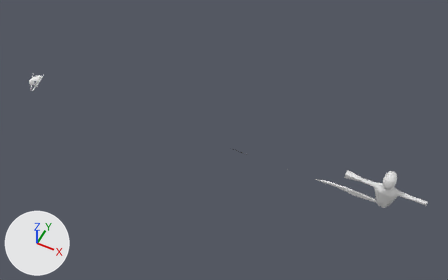
Renders of the Blender file Project/Assets/Blender/playerAnimation.blend from each side of a commit.
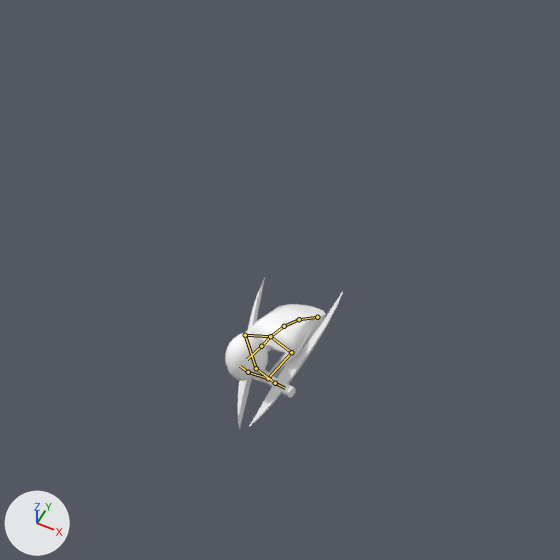
There are two pictures of each version: one whole from a 50 mm camera at (165.0, -147.5, 188.0) aimed at (92.0, -1.5, 5.5), one close up on the part from 0% to 16% of the width and 13% to 39% of the height. Every picture has the same lights, and +X, +Y and +Z are marked at lower left. Both versions are drawn at frame 2 of the action 'skilAttack'; the numbers are the values there. The bones that bend it are drawn over the model as lines in the close-ups.

In view in the first close-up: 'playerWeapon_0', 'playerWeapon_1.001', 'player_0'.
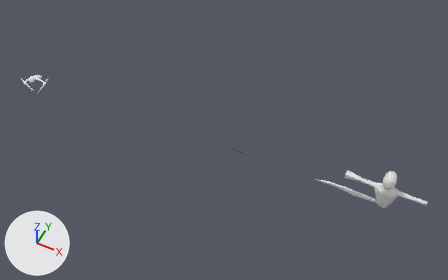
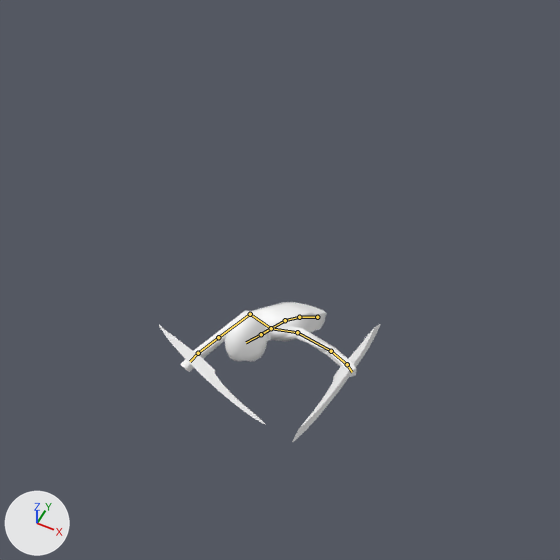
Changed parts and their boxes (x1, y1, x2, y2) in the close-ups (560 x 560 px):
'player_0', posed (73% wider, 19% shorter)
    before: (225, 304, 326, 397)
    after: (181, 302, 356, 377)
'playerWeapon_0', posed (13% wider, 26% shorter)
    before: (249, 291, 343, 426)
    after: (159, 325, 265, 424)
'playerWeapon_1.001', posed (218% wider, 22% shorter)
    before: (238, 278, 265, 429)
    after: (292, 324, 380, 442)
bone 'waist', root to tip
    before: (317, 317) to (299, 319)
    after: (317, 317) to (299, 317)
bone 'stomach', root to tip
    before: (299, 319) to (284, 326)
    after: (299, 317) to (285, 320)
bone 'neck', root to tip
    before: (270, 336) to (261, 346)
    after: (271, 328) to (261, 334)
bone 'leftShoulder', root to tip
    before: (270, 336) to (291, 352)
    after: (271, 328) to (297, 332)
bone 'leftUpperArm', root to tip
    before: (291, 352) to (268, 378)
    after: (297, 332) to (331, 351)
bone 'leftFoream', root to tip
    before: (268, 378) to (248, 372)
    after: (331, 351) to (347, 364)
bone 'leftHand', root to tip
    before: (248, 372) to (240, 366)
    after: (347, 364) to (352, 372)
bone 'rightShoulder', root to tip
    before: (270, 336) to (245, 335)
    after: (271, 328) to (250, 314)
bone 'rightUpperArm', root to tip
    before: (245, 335) to (256, 368)
    after: (250, 314) to (218, 337)
bone 'rightForearm', root to tip
    before: (256, 368) to (275, 383)
    after: (218, 337) to (198, 353)
bone 'rightHand', root to tip
    before: (275, 383) to (285, 388)
    after: (198, 353) to (190, 361)

The edits, one by one:
Bone 'waist' (bone_waist) turns from (55, 0, 0) to (49, 0, 0) degrees about its own x, y and z.
Bone 'stomach' (bone_stomach) turns from (20, 0, 0) to (18, 0, 0) degrees about its own x, y and z.
Bone 'neck' (bone_neck) turns from (17, 0, 0) to (7, 0, 0) degrees about its own x, y and z.
Bone 'leftShoulder' (bone_leftshoulder) turns from (13, 11, 11) to (-9, 7, -8) degrees about its own x, y and z.
Bone 'leftUpperArm' (bone_leftupperarm) turns from (69, -37, 57) to (32, -39, -21) degrees about its own x, y and z.
Bone 'leftFoream' (bone_leftfoream) turns from (50, -37, 10) to (13, -40, 12) degrees about its own x, y and z.
Bone 'leftHand' (bone_lefthand) turns from (16, -4, -1) to (13, 1, -5) degrees about its own x, y and z.
Bone 'rightShoulder' (bone_rightshoulder) turns from (-12, -4, 9) to (9, -1, -7) degrees about its own x, y and z.
Bone 'rightUpperArm' (bone_rightupperarm) turns from (-39, -18, -115) to (-49, 28, -94) degrees about its own x, y and z.
Bone 'rightForearm' (bone_rightforearm) turns from (10, -28, -34) to (-1, -25, -1) degrees about its own x, y and z.
Bone 'rightHand' (bone_righthand) turns from (-2, 5, -10) to (3, 2, -9) degrees about its own x, y and z.
